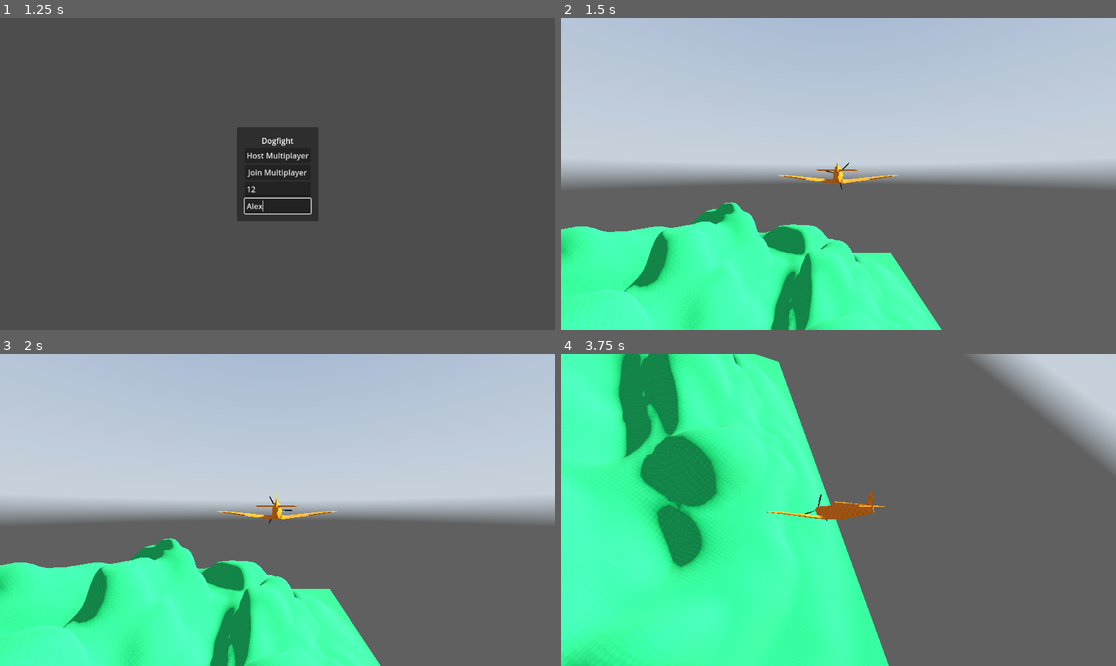
Above: before the commit, frames 1-4 (two rows, left to right).
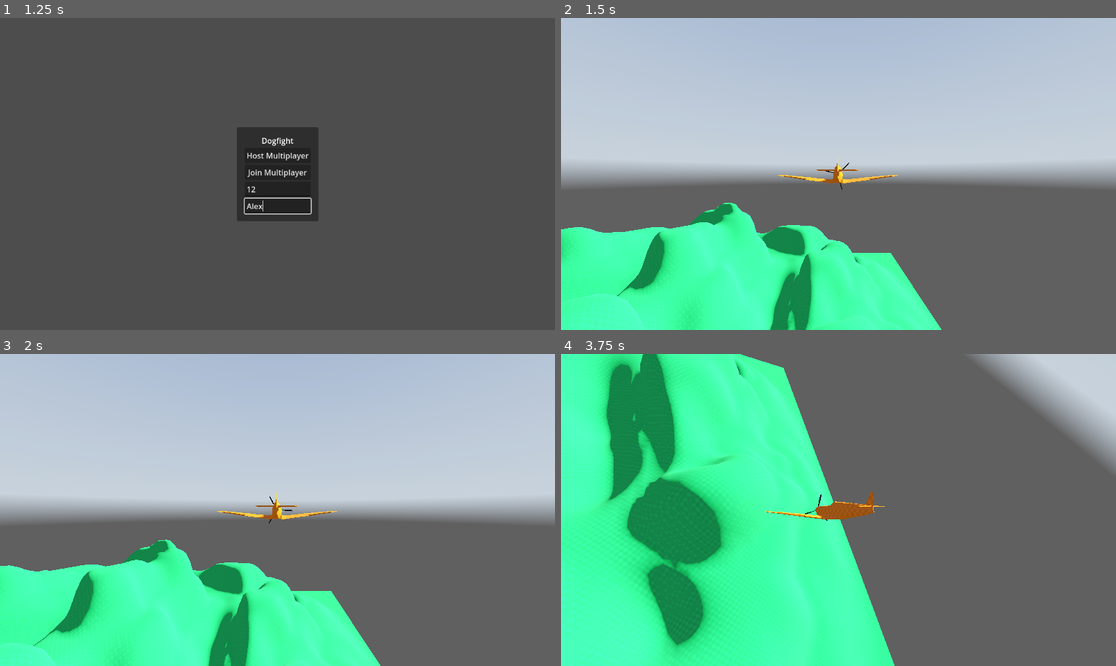
Above: after the commit, the same moments.

Repository: Monkeytonk115/godot-dogfight
Game: Godot game, scene res://scenes/main.tscn
Two runs of this game, one before a commit and one after it. Both use one fixed random seed, a clock stepped at 60 frames per second and the inputs below. A sky picture missing from this copy of the repository is replaced by a grey-blue gradient.
Inputs (mouse positions are in pixels of both pictures, inside the frame that each line leads up to):
- Up to frame 1 (1.25 s): click (277, 189) at 0.52 s; type "12" at 0.6 s; click (277, 205) at 0.75 s; type "Alex" at 0.83 s
- Up to frame 2 (1.5 s): click "Host Multiplayer" at 1.25 s
- Up to frame 3 (2 s): no input
- Up to frame 4 (3.75 s): move the mouse to (960, 494) at 2.02 s; hold D (Roll_Right) 2.03-2.78 s; hold Right mouse button (free_cam) 2.03-2.78 s; move the mouse to (727, 525) at 2.77 s; hold W (Pitch_Down) 2.78-3.53 s; right-click (727, 525) at 2.85 s; move the mouse to (894, 441) at 3.52 s; hold D (Roll_Right) from 3.53 s (still down); hold Right mouse button (free_cam) from 3.53 s (still down)

Frame 1 is identical in both runs. In frame 2, 0.7% of the frame differs, in the area x 0-64%, y 48-100%; in frame 3, 3.0%; in frame 4, 15%, in the area x 0-61%, y 0-100%.

Commit message:
forgot to change the speed back to 30

Diff:
--- a/scenes/action/spitfire_action.gd
+++ b/scenes/action/spitfire_action.gd
@@ -1,7 +1,7 @@
 extends CharacterBody3D
 
 
-const SPEED = 0
+const SPEED = 30
 
 # Get the gravity from the project settings to be synced with RigidBody nodes.
 var gravity = ProjectSettings.get_setting("physics/3d/default_gravity")
